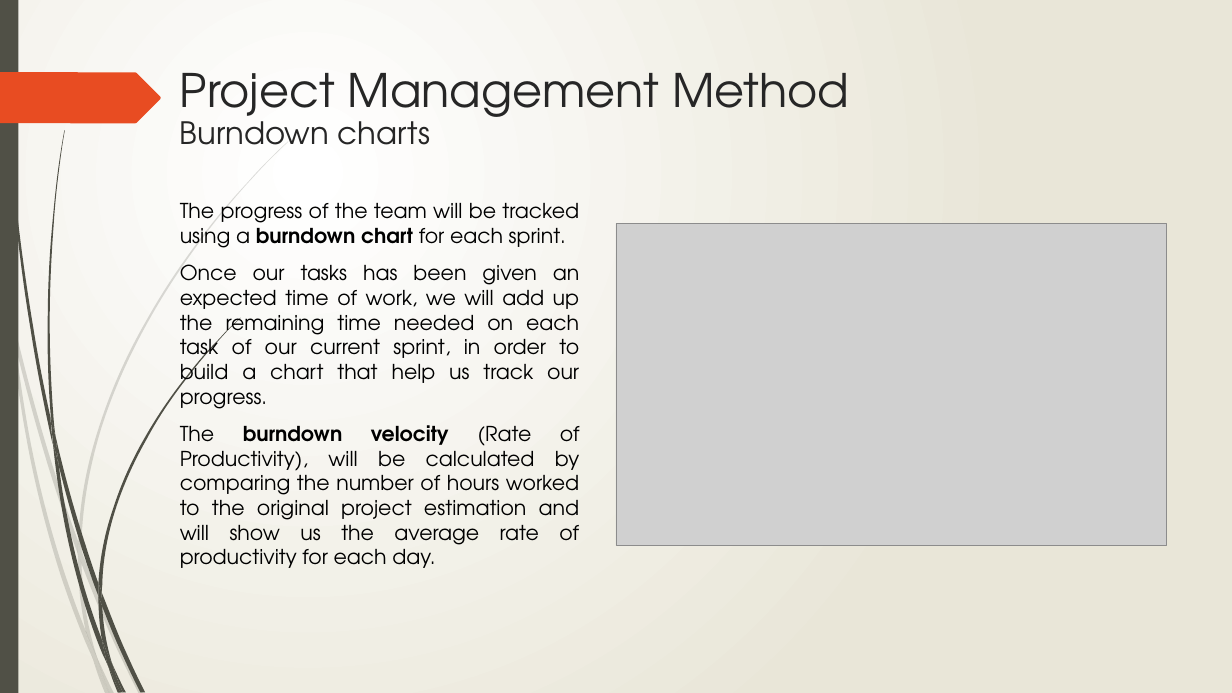
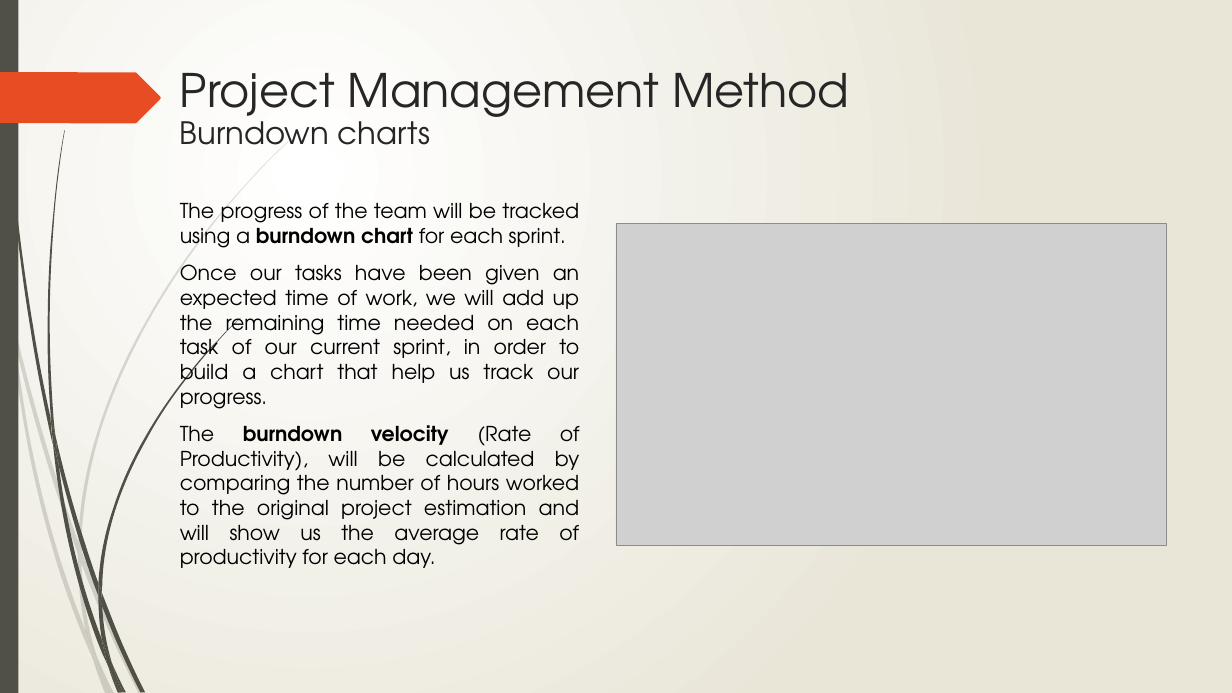
Before and after one commit to Toulouse-Exia-A4/AtlantisToulouseUML, a slide deck: slide 10 of ProjectManagement/Project Management.pptx. Drawn at 1232x693 pixels with LibreOffice and Linux fonts; fonts in the diff are those of the drawing; grey boxes stand for pictures. Boxes give left, top, right and bottom in pixels: in the first picture for what was removed or moved away, otherwise in the second. Text is boxed around its words. In the diff, an @@ line names an element or a change of style, - is before the commit and + after.

```diff
--- a/ProjectManagement/Project Management.pptx
+++ b/ProjectManagement/Project Management.pptx
@@ text at box(180, 264, 579, 409): text changed @@
-Once our tasks has been given an expected time of work, we will add up the remaining time needed on each task of our current sprint, in order to build a chart that help us track our progress.
+Once our tasks have been given an expected time of work, we will add up the remaining time needed on each task of our current sprint, in order to build a chart that help us track our progress.
```
Also in this commit, not shown: 6 other slides changed.
